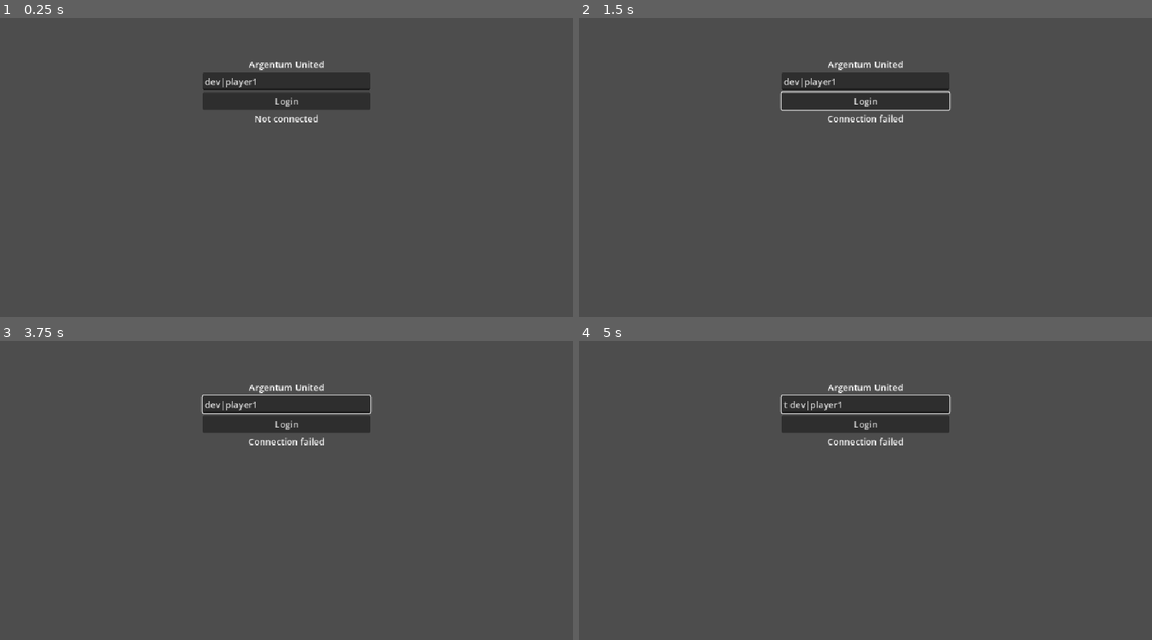
Above: before the commit, frames 1-4 (two rows, left to right).
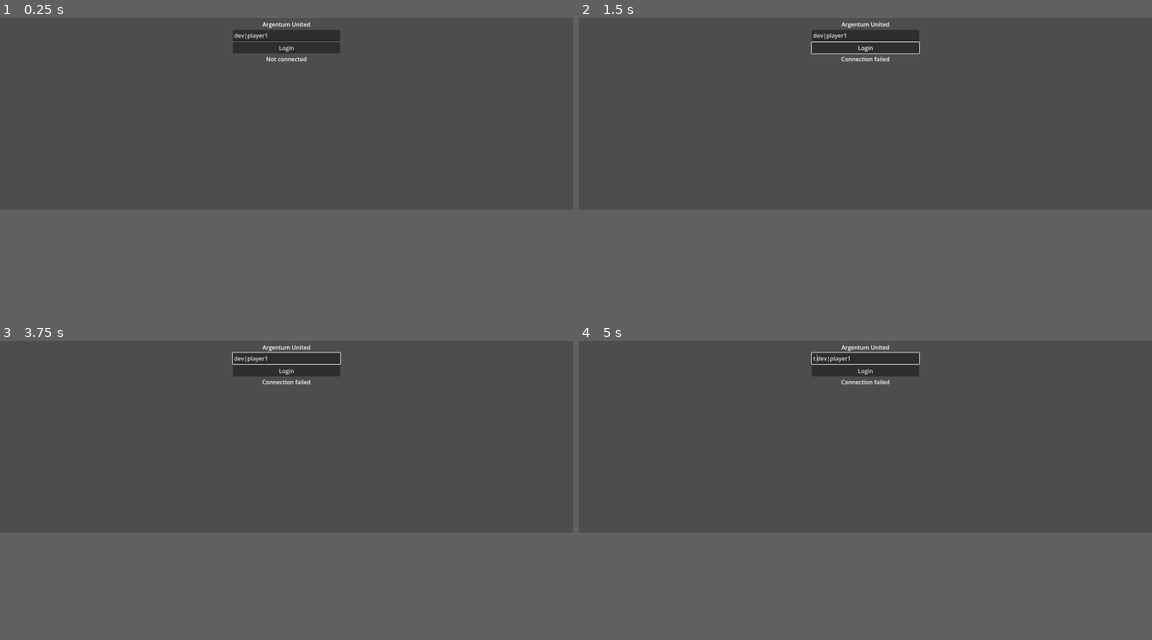
Above: after the commit, the same moments.

Repository: polito-ao/argentum-united-client
Game: Godot game, scene res://scenes/login/login.tscn
The game is run twice, just before and just after one commit, with the same random seed, the same clock (stepped at 60 frames per second) and the same inputs.
Inputs (mouse positions are in pixels of both pictures, inside the frame that each line leads up to):
- Up to frame 1 (0.25 s): no input
- Up to frame 2 (1.5 s): click "Login" at 0.5 s; tap Enter at 1.25 s; move the mouse to (991, 80) at 1.27 s; hold Right from 1.28 s (still down); tap G at 1.35 s; click (991, 80) at 1.42 s
- Up to frame 3 (3.75 s): tap Space at 1.52, 2, 2.27, 3.5 s; move the mouse to (171, 445) at 2.02 s; release Right at 2.03 s; hold Down 2.03-2.78 s; tap Ctrl at 2.1 s; tap Enter at 2.75 s; move the mouse to (outside the picture) at 2.77 s; hold Right 2.78-3.53 s; tap R at 2.85 s; move the mouse to (257, 511) at 3.52 s; hold Up from 3.53 s (still down); tap B at 3.6 s; click (257, 511) at 3.67 s
- Up to frame 4 (5 s): tap Space at 3.77, 4.52 s; tap Enter at 4.25 s; move the mouse to (1037, 490) at 4.27 s; release Up at 4.28 s; hold Left from 4.28 s (still down); tap T at 4.35 s
In our replay, the window is 800x600 before the commit and 800x450 after it. These sizes can differ from the game's own. Grey fills any space a smaller window leaves; there, only what the larger window draws over its background counts as a difference.

The runs differ from the first frame. In frame 1, 5.1% of the frame differs, in the area x 35-65%, y 1-35%; in frame 2, 5.7%; in frame 3, 5.5%; in frame 4, 5.5%.

Commit message:
display: 1600x900 design viewport + integer stretch + HUD-aware camera
Locks in the Cucsi-style fixed-viewport model agreed on with Agus:
design resolution is 1600x900 (16:9, ~10 tile vertical and 20-25
horizontal visible at 64px tile), Godot's canvas_items stretch mode
with aspect=keep and scale_mode=integer handles the scale-up to any
monitor (1440p, 4K) by repeating pixels — no bilinear blur on the
upscaled art, everyone sees the same tile count regardless of screen.

Camera now offsets by half the HUD right-panel width and half the chat
top-panel height so the player visually centers in the *game area*,
not in the raw screen (which hid the player partly behind HUD before).

Cast range = viewport-radius + 1 tile per Agus's rule — threats peek
one tile before landing a hit. Implemented implicitly: the server's
cast-range value, currently tuned to 11, stays; the viewport radius
at 64px tile is ~10, so the margin naturally falls within the rule.

Co-Authored-By: Claude Opus 4.7 (1M context) <noreply@anthropic.com>

Diff:
--- a/project.godot
+++ b/project.godot
@@ -20,9 +20,11 @@
 
 [display]
 
-window/size/viewport_width=1024
-window/size/viewport_height=768
+window/size/viewport_width=1600
+window/size/viewport_height=900
 window/stretch/mode="canvas_items"
+window/stretch/aspect="keep"
+window/stretch/scale_mode="integer"
 
 [rendering]
 
--- a/scenes/world/world.gd
+++ b/scenes/world/world.gd
@@ -21,6 +21,16 @@
 # Absolute path to the parsed map JSON — server sends `map_id`, client resolves
 # to docs/maps/parsed/mapa<N>.json on the sibling server repo.
 const MAP_JSON_DIR := "C:/Users/agusp/Documents/GitHub/argentum-united-server/docs/maps/parsed"
+
+# Camera follows the player, but the HUD panels cover parts of the viewport
+# (right panel ~260px, chat panel ~120px top-left). Offsetting the camera by
+# half the HUD widths pushes the player into the VISUAL center of what's
+# actually visible, instead of the raw screen center (which would be behind
+# HUD). Cast-range = viewport-radius + 1 tile, so you always get a peek of
+# threats before they can land a hit.
+const HUD_RIGHT_WIDTH := 260
+const HUD_TOP_HEIGHT := 120
+const CAMERA_WORLD_OFFSET := Vector2(HUD_RIGHT_WIDTH / 2.0, -HUD_TOP_HEIGHT / 2.0)
 
 var connection: ServerConnection
 var my_pos: Vector2i = Vector2i(50, 50)
@@ -761,7 +771,7 @@
 
 func _update_player_position():
 	player_sprite.position = Vector2(my_pos.x * _tile_size, my_pos.y * _tile_size)
-	camera.position = player_sprite.position
+	camera.position = player_sprite.position + CAMERA_WORLD_OFFSET
 	position_label.text = "Map %d @ (%d, %d)" % [map_id, my_pos.x, my_pos.y]
 	if _minimap_drawer:
 		_minimap_drawer.queue_redraw()
